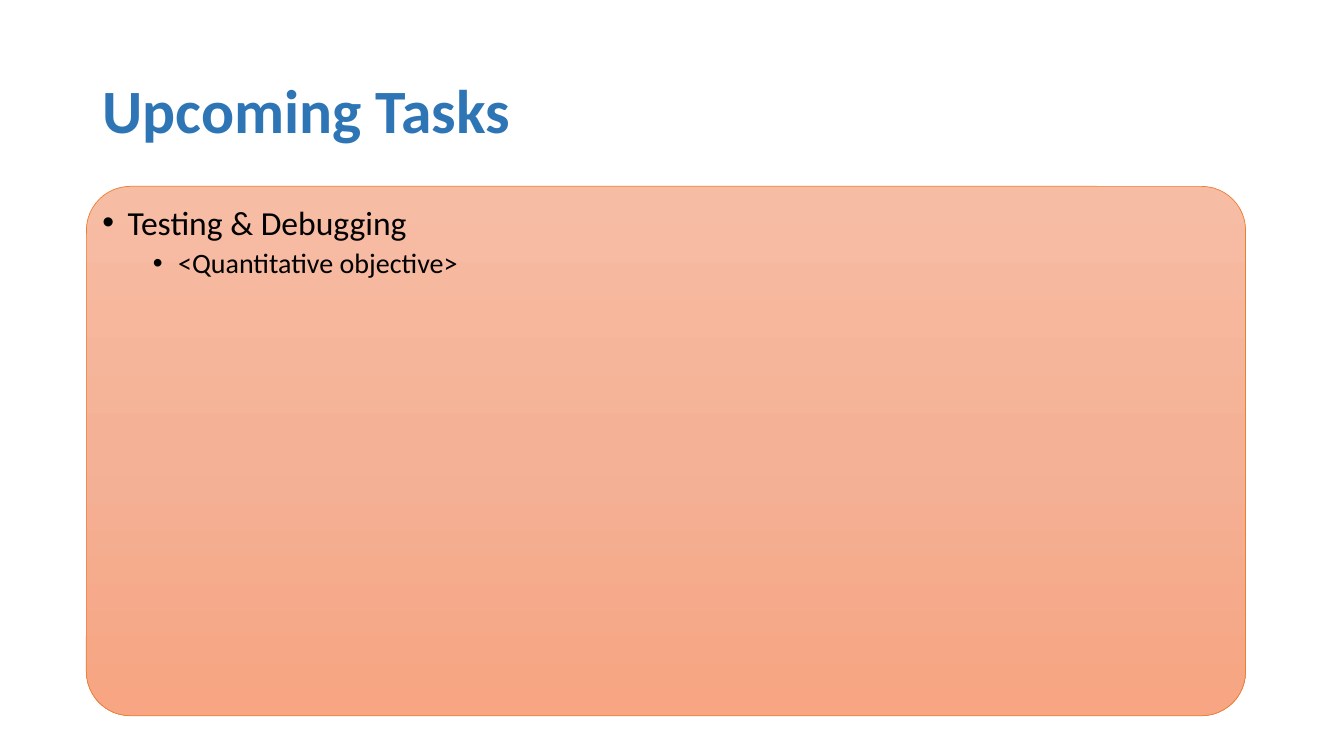
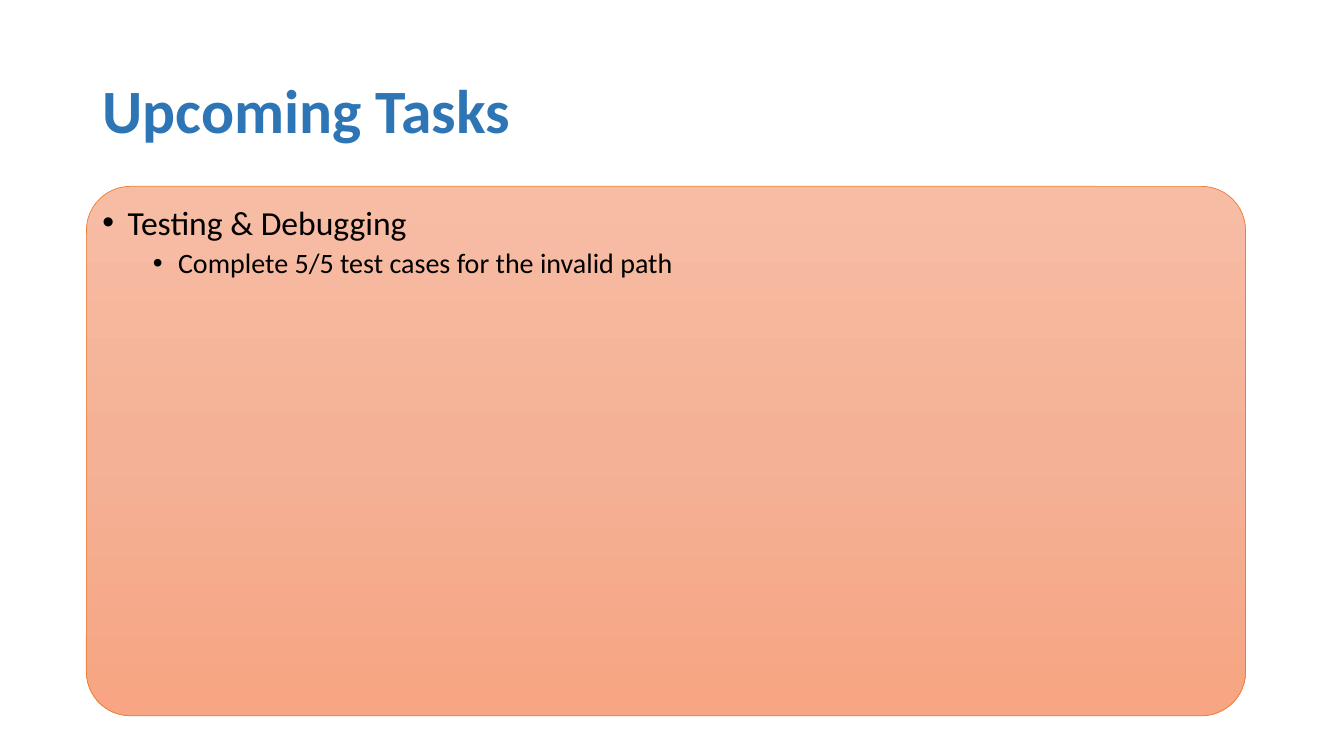
Before and after one commit to Bbulicki/MarchingMasters, a slide deck: slide 6 of Documents/Meeting Updates/MarchingMasters-0427.pptx. Drawn at 1344x756 pixels with LibreOffice and Linux fonts; fonts in the diff are those of the drawing. Boxes give left, top, right and bottom in pixels: in the first picture for what was removed or moved away, otherwise in the second. Text is boxed around its words. In the diff, an @@ line names an element or a change of style, - is before the commit and + after.

Commit message:
update test plan

```diff
--- a/Documents/Meeting Updates/MarchingMasters-0427.pptx
+++ b/Documents/Meeting Updates/MarchingMasters-0427.pptx
@@ text at [178,253,672,278]: text changed @@
-  • <Quantitative objective>
+  • Complete 5/5 test cases for the invalid path
```
